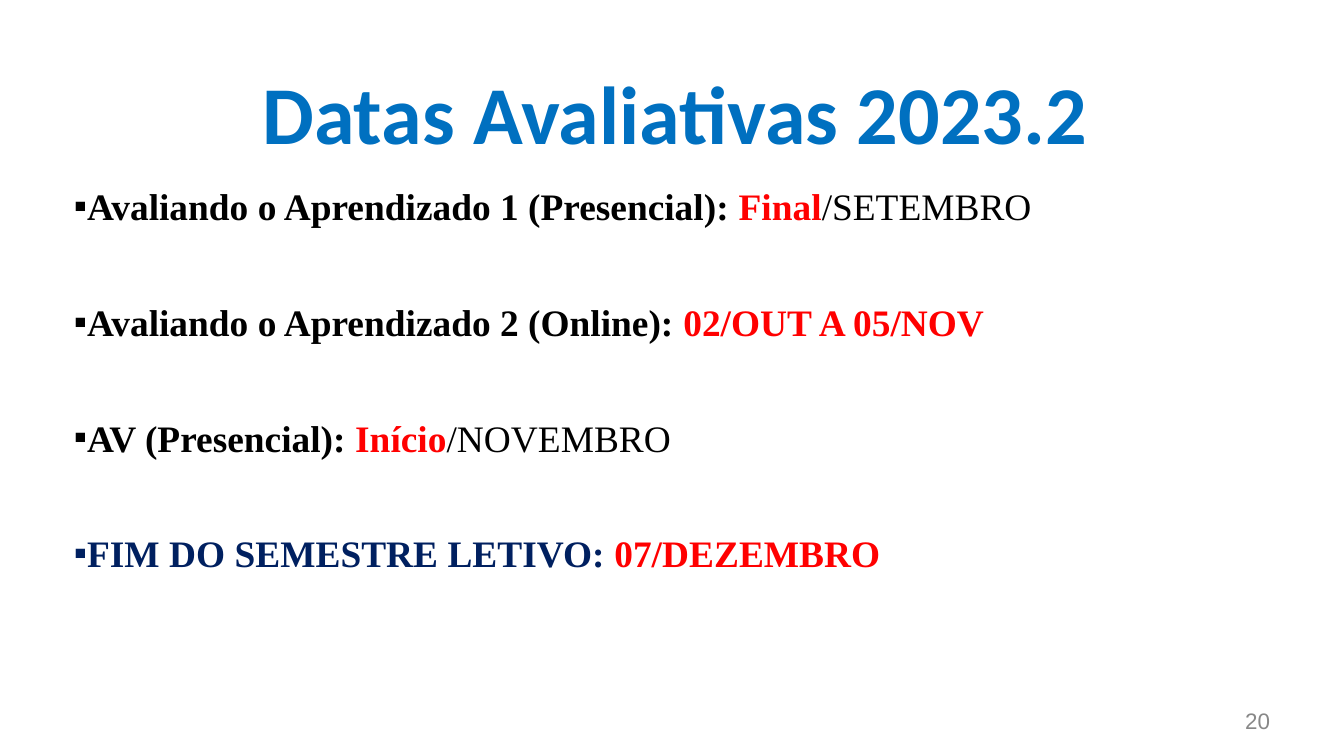
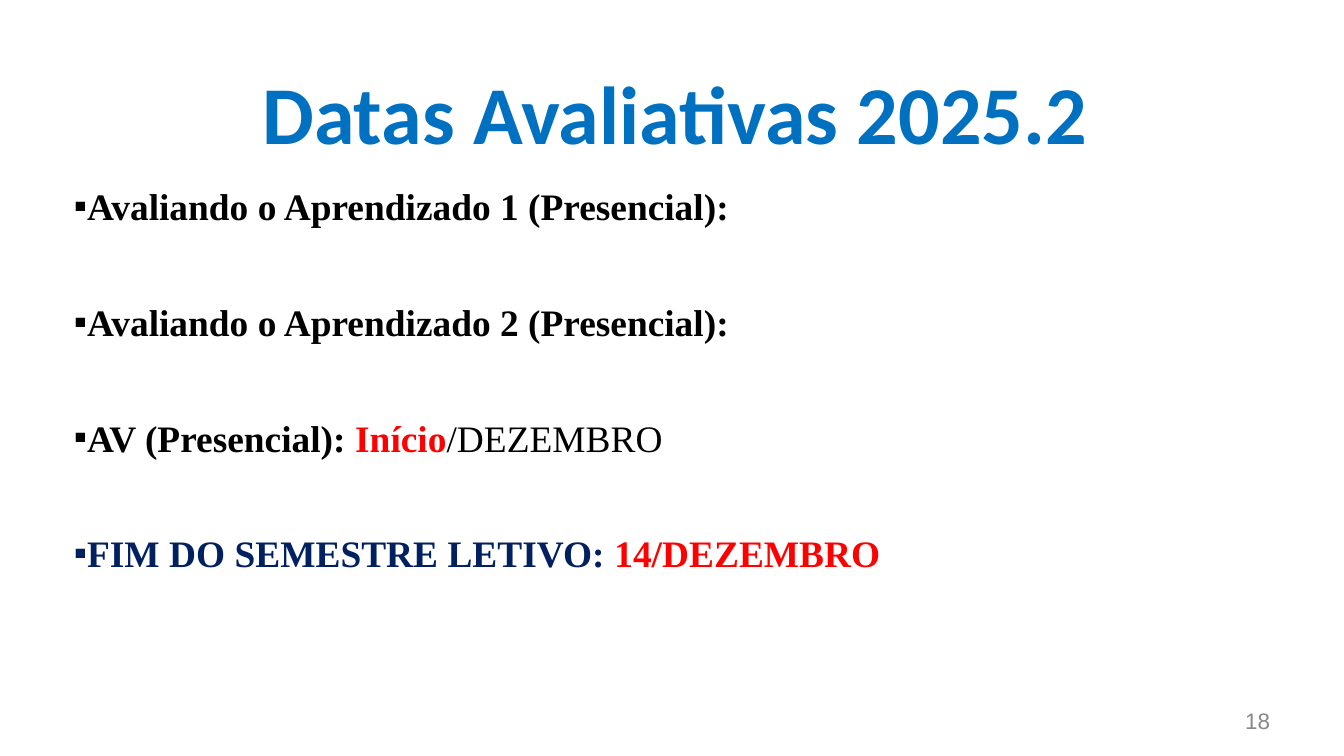
Before and after one commit to CloudEducationBrazil/WydenAlgoritmosEComplexidade, a slide deck: slide 18 of Apresentação - Algoritmos e Complexidade.pptx (slide 20 before the commit). Drawn at 1344x756 pixels with LibreOffice and Linux fonts; fonts in the diff are those of the drawing; background and template pictures are left out. Boxes give left, top, right and bottom in pixels: in the first picture for what was removed or moved away, otherwise in the second. Text is boxed around its words. In the diff, an @@ line names an element or a change of style, - is before the commit and + after.

```diff
--- a/Apresentação - Algoritmos e Complexidade.pptx
+++ b/Apresentação - Algoritmos e Complexidade.pptx
@@ title at [263,86,1087,145]: text changed @@
-Datas Avaliativas 2023.2
+Datas Avaliativas 2025.2
@@ text at [87,194,880,568]: text changed @@
-▪ Avaliando o Aprendizado 1 (Presencial): Final/SETEMBRO
-▪ Avaliando o Aprendizado 2 (Online): 02/OUT A 05/NOV
-▪ AV (Presencial): Início/NOVEMBRO
-▪ FIM DO SEMESTRE LETIVO: 07/DEZEMBRO
+▪ Avaliando o Aprendizado 1 (Presencial):
+▪ Avaliando o Aprendizado 2 (Presencial):
+▪ AV (Presencial): Início/DEZEMBRO
+▪ FIM DO SEMESTRE LETIVO: 14/DEZEMBRO
@@ page number at [1245,713,1270,729]: text changed @@
-20
+18
```
Also in this commit, not shown: 2 other slides changed, 2 slides removed, 28 other files.
